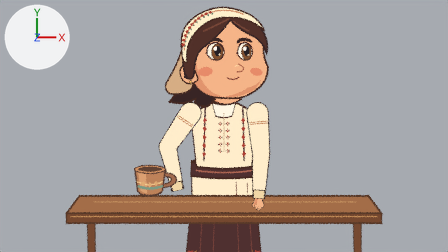
What one commit did to the Blender file experiments/cleopa-painea/scenes/mama-gest-cana.blend.
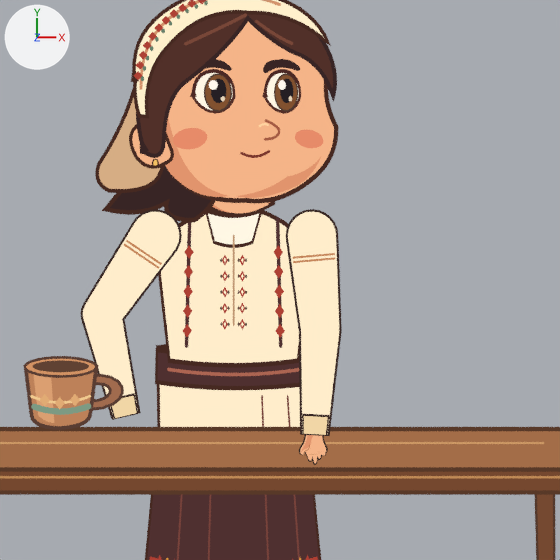
Each version appears first from the file's camera 'Orthographic camera', and next in a close-up on the part from 28% to 81% of the width and 5% to 100% of the height. Lighting does not change. The marker at upper left points along +X, +Y and +Z. The last two pictures show the newer version.

Objects in the first close-up: 'Cană cu toartă', 'Masă de lemn', 'Mânecă · L', 'Mânecă · R', 'Palmă articulată · L', 'mother / Eye open · L', 'mother / Eye open · R', 'mother / Face', 'mother / Front hair', 'mother / Hair silhouette', 'mother / Lower tunic and waist', 'mother / Shirt and clothing panels', 'mother / Skirt' and 6 more.
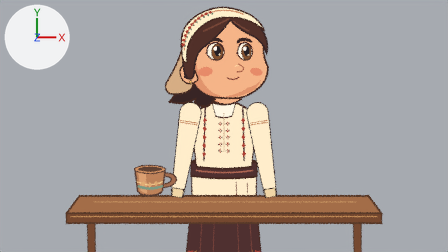
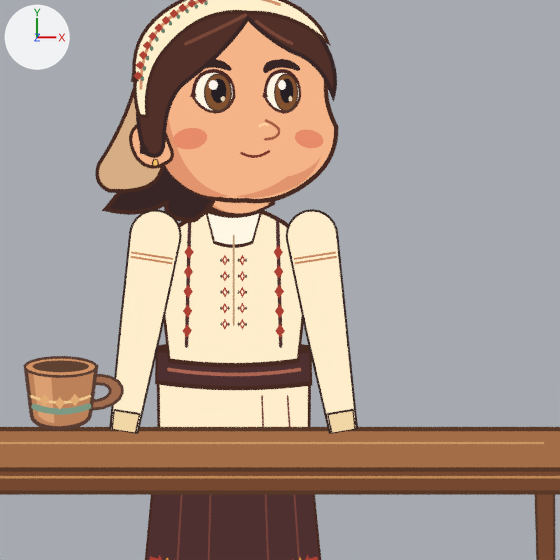
Location of each change, (x1, y1, x2, y2) in pixels of the close-ups (560 x 560 px; the box of a moved part takes in the faces that stretch with it):
'Mânecă · R', reshaped (27% narrower, 7% taller): before (81, 209, 182, 420); after (109, 209, 182, 434)
'Mânecă · L', reshaped (28% wider): before (286, 209, 342, 436); after (286, 209, 358, 434)
'Palmă articulată · L', reshaped (not visible afterwards): before (299, 435, 328, 465)
part 1 of me_mânecă___r, moved or reshaped: before (81, 297, 90, 328); after (120, 319, 162, 340)
part 2 of me_mânecă___r, moved or reshaped: before (83, 304, 119, 328); after (122, 309, 160, 348)
part 3 of me_mânecă___r, moved or reshaped: before (82, 224, 176, 420); after (109, 232, 181, 434)
part 5 of me_mânecă___l, moved or reshaped: before (299, 321, 342, 341); after (305, 317, 348, 342)
part 6 of me_mânecă___l, moved or reshaped: before (301, 312, 339, 349); after (308, 311, 345, 341)
part 7 of me_mânecă___l, moved or reshaped: before (286, 234, 342, 436); after (286, 234, 358, 434)

Patch to the scene script:
```diff
--- a/experiments/cleopa-painea/scenes/mama-gest-cana.blend.py
+++ b/experiments/cleopa-painea/scenes/mama-gest-cana.blend.py
@@ me_mânecă___r @@
 # used by ob_mânecă___r; location = (0.0, 1.872, 0.0); scale = (1.0, 1.0, 0.5)
-me_mânecă___r.from_pydata(...)  # 128 vertices, 12 faces; spans x -1.21..-0.41, y 0.0..1.66, z 0.6..0.65
+me_mânecă___r.from_pydata(...)  # 128 vertices, 12 faces; spans x -0.98..-0.41, y -0.11..1.66, z 0.6..0.65
+# me_mânecă___r part 1: the loose piece of 24 vertices spanning x -1.21..-0.87, y 0.67..1.01, z 0.6 is moved by (0.3, -0.11, 0.0)
+# me_mânecă___r part 2: the loose piece of 24 vertices spanning x -1.19..-0.89, y 0.69..0.99, z 0.62 is moved by (0.3, -0.11, 0.0)
+# me_mânecă___r part 3: 32 of 128 vertices moved; they spanned x -1.2..-0.45, y 0.0..1.57, z 0.6..0.65 and now span x -0.98..-0.41, y -0.11..1.49, z 0.6..0.65; mean shift (0.09, -0.08, 0.0); largest move (-0.87, 0.87, 0.6) -> (-0.57, 0.7, 0.6)
 me_mânecă___r.materials.append(mat_ink_3a2925)
@@ me_palmă_articulată___l @@
 # used by ob_palmă_articulată___l; location = (0.0, 1.872, 0.0); scale = (1.0, 1.0, 0.5)
-me_palmă_articulată___l.from_pydata(...)  # 604 vertices, 408 faces; spans x 0.514..0.743, y -0.355..-0.051, z 0.636..0.644
+me_palmă_articulată___l.from_pydata(...)  # 604 vertices, 408 faces; spans x -0.182..0.131, y -0.042..0.376, z 0.0..0.008
+# me_palmă_articulată___l part 4: 544 of 604 vertices moved; they spanned x 0.514..0.743, y -0.355..-0.051, z 0.636..0.644 and now span x -0.182..0.131, y -0.042..0.376, z 0.0..0.008; mean shift (-0.64, 0.482, -0.636); largest move (0.64, -0.355, 0.637) -> (0.007, 0.375, 0.001)
+# other edits to the shape of me_palmă_articulată___l do not show in these pictures
 me_palmă_articulată___l.materials.append(mat_ink_f5b488)
@@ me_mânecă___l @@
 # used by ob_mânecă___l; location = (0.0, 1.872, 0.0); scale = (1.0, 1.0, 0.5)
-me_mânecă___l.from_pydata(...)  # 128 vertices, 12 faces; spans x 0.41..0.85, y -0.12..1.66, z 0.6..0.65
+me_mânecă___l.from_pydata(...)  # 128 vertices, 12 faces; spans x 0.41..0.98, y -0.11..1.66, z 0.6..0.65
+# me_mânecă___l part 5: the loose piece of 24 vertices spanning x 0.51..0.85, y 0.54..0.88, z 0.6 is moved by (0.05, 0.01, 0.0)
+# me_mânecă___l part 6: the loose piece of 24 vertices spanning x 0.53..0.83, y 0.56..0.86, z 0.62 is moved by (0.05, 0.01, 0.0)
+# me_mânecă___l part 7: 32 of 128 vertices moved; they spanned x 0.41..0.85, y -0.12..1.47, z 0.6..0.65 and now span x 0.41..0.98, y -0.11..1.49, z 0.6..0.65; mean shift (0.1, 0.01, 0.0); largest move (0.76, -0.12, 0.6) -> (0.98, -0.07, 0.6)
 me_mânecă___l.materials.append(mat_ink_3a2925)
```
